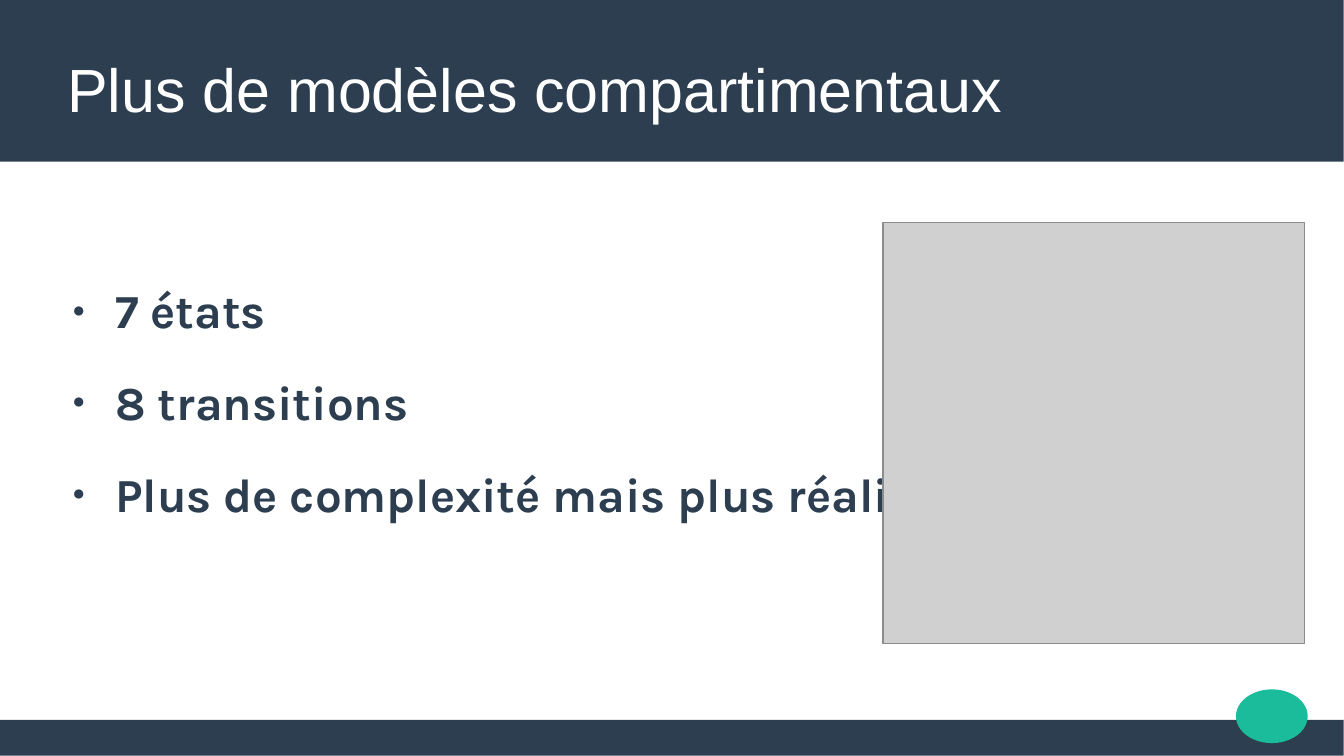
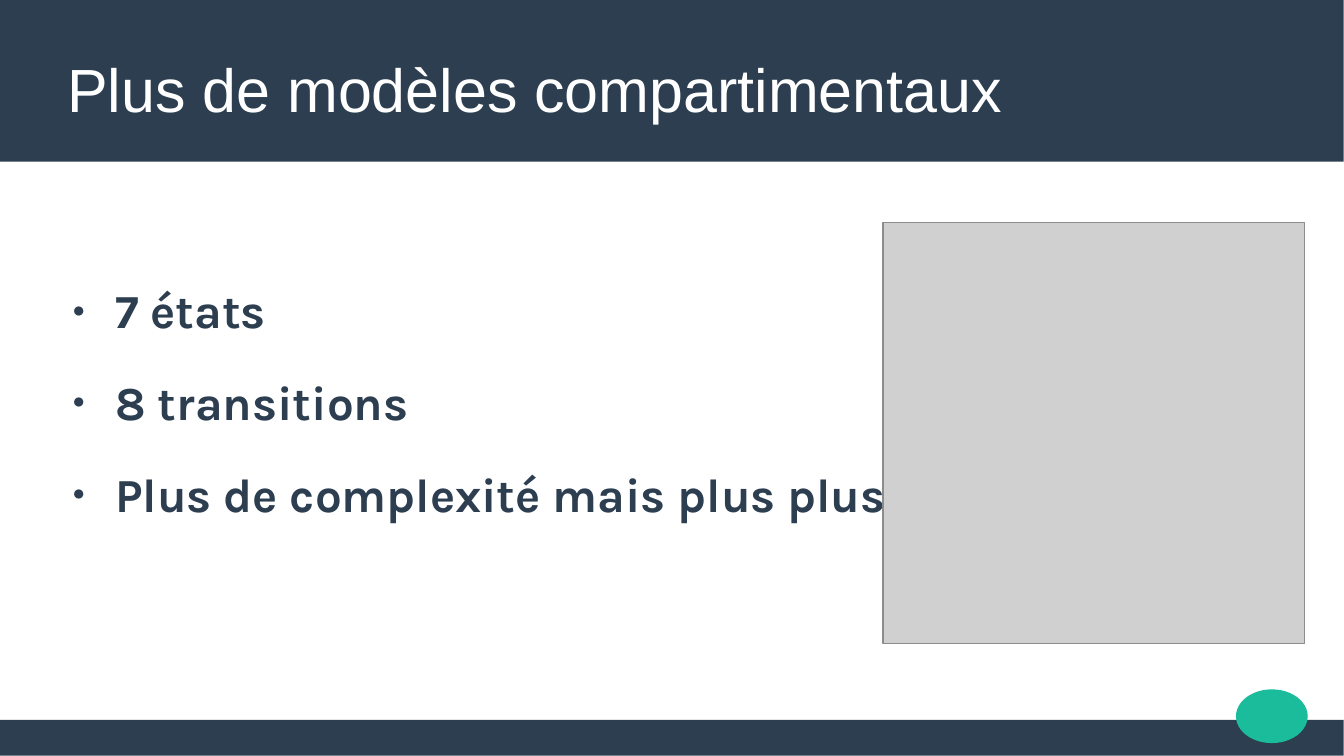
Before and after one commit to abedaton/epidemiology, a slide deck: slide 8 of toRendre/INFO-G1-presentation.pptx. Drawn at 1344x756 pixels with LibreOffice and Linux fonts; fonts in the diff are those of the drawing; grey boxes stand for pictures. Boxes give left, top, right and bottom in pixels: in the first picture for what was removed or moved away, otherwise in the second. Text is boxed around its words. In the diff, an @@ line names an element or a change of style, - is before the commit and + after.

Commit message:
adding slides

```diff
--- a/toRendre/INFO-G1-presentation.pptx
+++ b/toRendre/INFO-G1-presentation.pptx
@@ subtitle at bbox=[115, 469, 886, 523]: text changed @@
-● Plus de complexité mais plus réaliste
+● Plus de complexité mais plus plus réaliste
```
Also in this commit, not shown: 1 other slide changed, 2 slides added.
